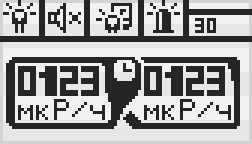
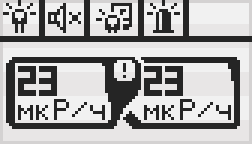
Layered file, before and after one edit (252px x 144px). Changes by layer:
hid "clock1" over [126, 69, 132, 72]
painted on "icons" over [189, 9, 252, 33]
painted on "PREVmeasure" over [144, 66, 225, 96]
painted on "measure" over [18, 66, 99, 96]
